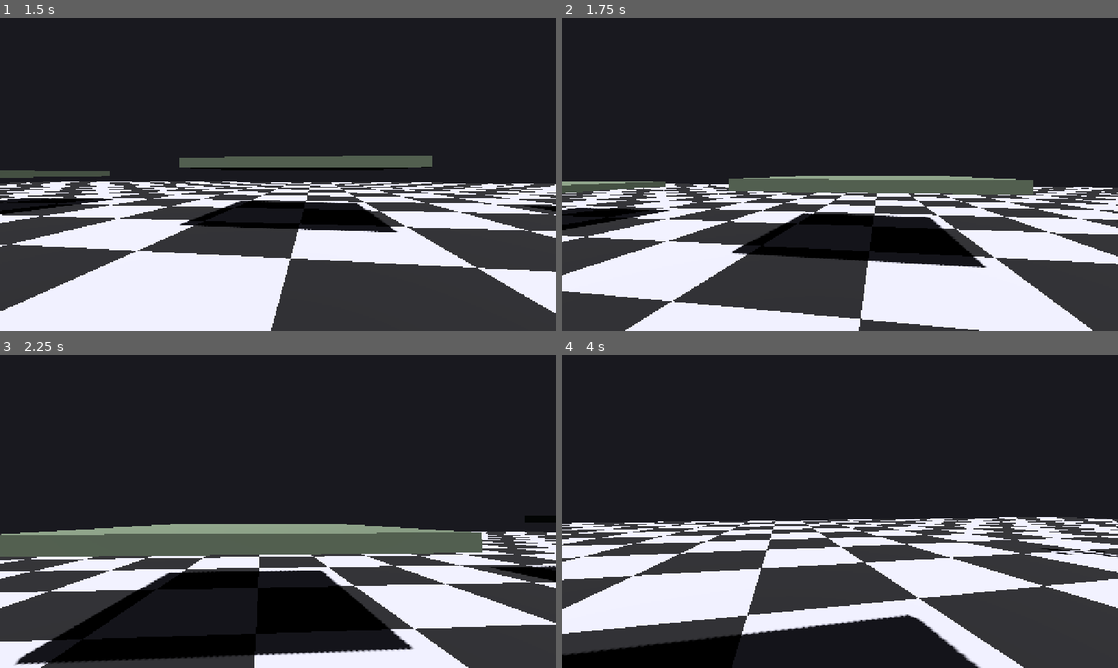
Above: before the commit, frames 1-4 (two rows, left to right).
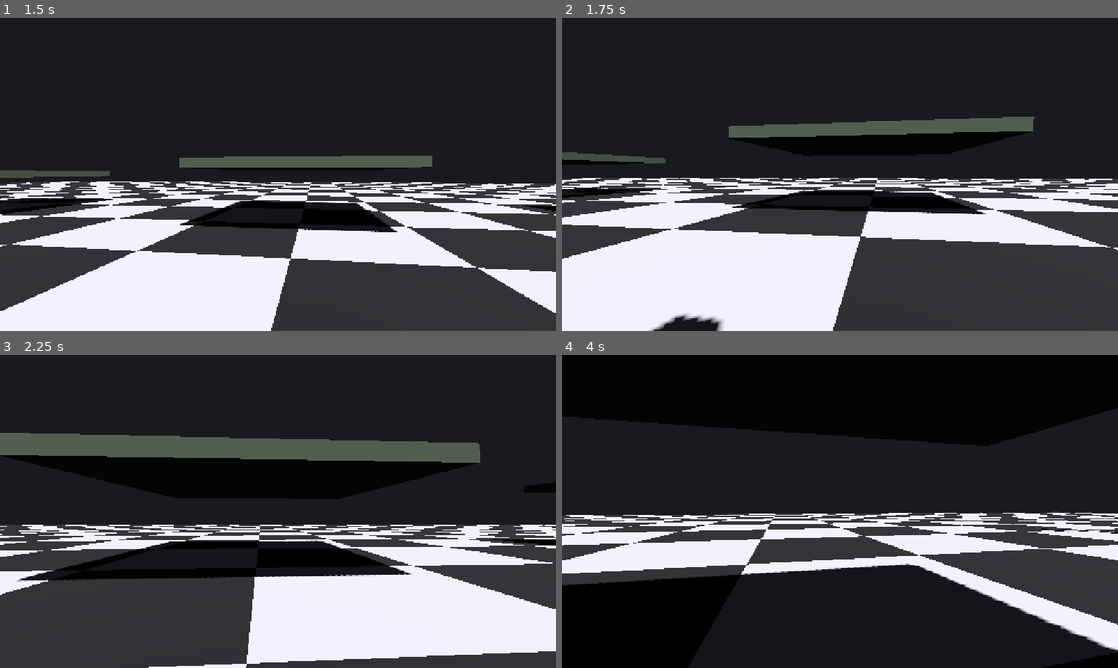
Above: after the commit, the same moments.

Repository: radomirsky/190K-G.O.P
Game: Godot game, scene res://main.tscn
Two runs of this game, one before a commit and one after it. Both use one fixed random seed, a clock stepped at 60 frames per second and the inputs below.
Inputs (mouse positions are in pixels of both pictures, inside the frame that each line leads up to):
- Up to frame 1 (1.5 s): tap Enter at 0.5 s; move the mouse to (305, 174) at 0.52 s; hold W from 0.53 s (still down); tap E at 0.6 s; click (305, 174) at 0.67 s; tap Space at 0.77 s; move the mouse to (250, 174) at 1.27 s; tap Q at 1.35 s
- Up to frame 2 (1.75 s): keep holding W; tap Space at 1.52 s
- Up to frame 3 (2.25 s): keep holding W; move the mouse to (289, 505) at 2.02 s; hold Ctrl from 2.03 s (still down)
- Up to frame 4 (4 s): keep holding W; move the mouse to (834, 517) at 2.77 s; release Ctrl at 2.78 s; tap Shift at 2.85 s; click (834, 517) at 2.92 s; tap Space at 3.02, 3.77 s; move the mouse to (878, 514) at 3.52 s; tap R at 3.6 s

Frame 1 is identical in both runs. In frame 2, 39% of the frame differs, in the area x 0-100%, y 31-100%; in frame 3, 47%; in frame 4, 56%, in the area x 0-100%, y 0-100%.

Commit message:
Enhance enemy interactions: allow pyramids to be destroyed on contact with the ground and update enemy break logic to include pyramids as valid targets. Improve player jump mechanics to prevent jump accumulation in the air.

Diff:
--- a/enemy.gd
+++ b/enemy.gd
@@ -51,9 +51,9 @@
 		return
 
 	# Попали кубом в врага — враг разваливается.
-	if rb.name == "Cube" or rb.name.begins_with("BrickShard"):
+	if rb.name == "Cube" or rb.name.begins_with("BrickShard") or rb.name == "Pyramid":
 		_break_cd = break_cooldown_sec
-		# Куб/осколок НЕ ломаем — только убиваем врага.
+		# Снаряд НЕ ломаем — только убиваем врага.
 		# Можно чуть "отпружинить" куб от врага, чтобы было ощущение удара.
 		if is_instance_valid(rb):
 			var away := (rb.global_position - global_position)
--- a/player.gd
+++ b/player.gd
@@ -350,7 +350,9 @@
 			velocity.y = 0.0
 
 	if _jump_requested:
-		velocity.y = jump_velocity
+		if is_on_floor():
+			velocity.y = jump_velocity
+		# Не даём "копить" прыжок в воздухе.
 		_jump_requested = false
 
 	var dir2 := Vector2.ZERO
--- a/throwable_break.gd
+++ b/throwable_break.gd
@@ -169,6 +169,10 @@
 	if is_in_group("held_throwable"):
 		return
 	if not ThrowablesBudget.brick_shattering_enabled:
+		return
+	# Пирамидки: при касании пола/платформ исчезают.
+	if name == "Pyramid" and body is StaticBody3D:
+		call_deferred("queue_free")
 		return
 	if not body is RigidBody3D:
 		return
